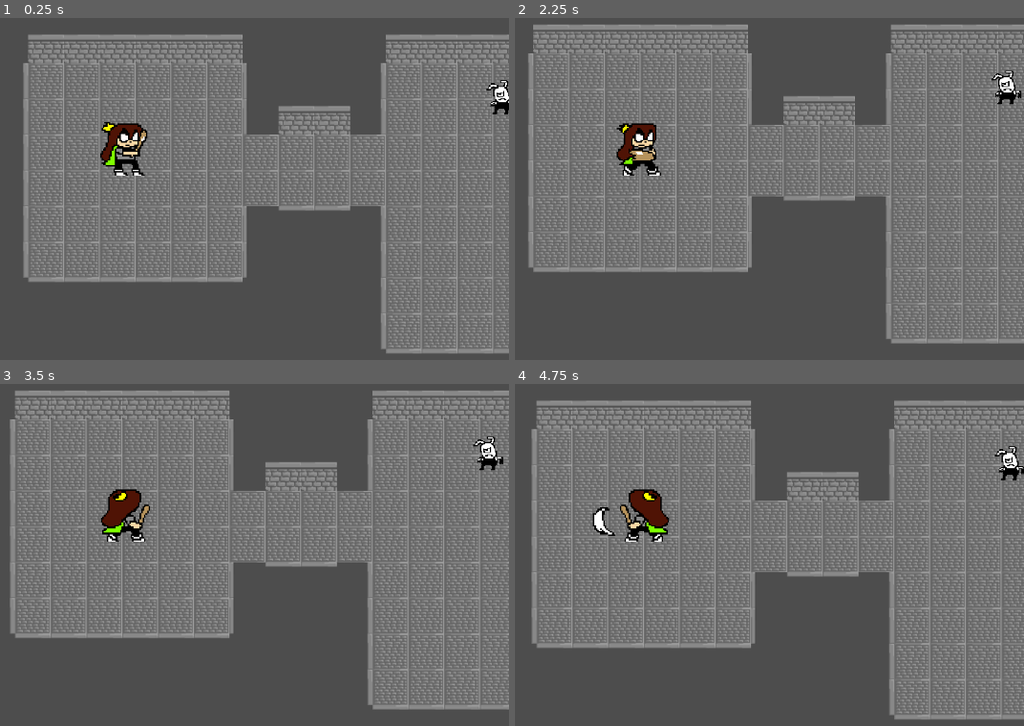
Above: before the commit, frames 1-4 (two rows, left to right).
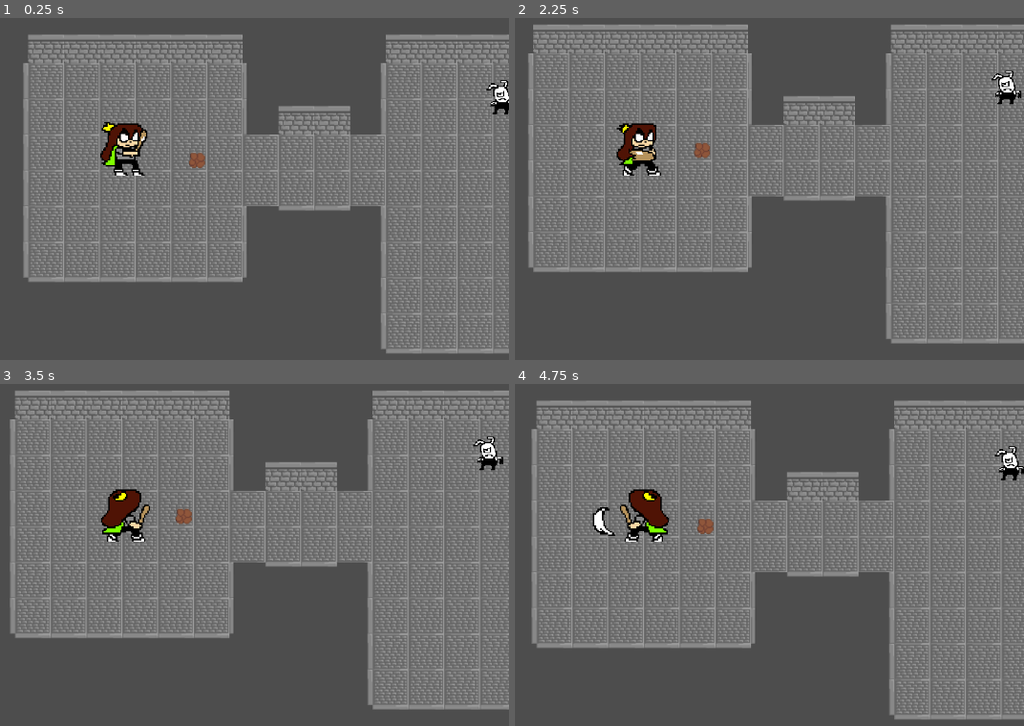
Above: after the commit, the same moments.

Repository: Megameca04/Proyecto_Cuki
Game: Godot game, scene res://Pruebas.tscn
Two runs of this game, one before a commit and one after it. Both use one fixed random seed, a clock stepped at 60 frames per second and the inputs below.
Inputs:
- Up to frame 1 (0.25 s): no input
- Up to frame 2 (2.25 s): tap Enter at 0.5 s; hold Right (ui_right) 0.53-1.28 s; hold Z (Atacar) 0.53-1.28 s; hold Down (ui_down) 1.28-2.03 s; tap X (Dash) at 1.35 s; hold Right (ui_right) from 2.03 s (still down); hold Z (Atacar) from 2.03 s (still down)
- Up to frame 3 (3.5 s): release Right (ui_right) at 2.78 s; release Z (Atacar) at 2.78 s; hold Up (ui_up) from 2.78 s (still down); tap X (Dash) at 2.85 s
- Up to frame 4 (4.75 s): release Up (ui_up) at 3.53 s; hold Z (Atacar) 3.53-4.28 s; hold Left (ui_left) from 3.53 s (still down); tap X (Dash) at 4.35 s

The runs differ from the first frame. In frame 1, 0.1% of the frame differs, in the area x 37-41%, y 39-44%; in frame 2, 0.1%; in frame 3, 0.1%; in frame 4, 0.1%, in the area x 35-40%, y 39-44%.

Commit message:
Fire effect working

Diff:
--- a/Cuki-Clash of the Kuins/Entidades/Cuki.tscn
+++ b/Cuki-Clash of the Kuins/Entidades/Cuki.tscn
@@ -225,3 +225,4 @@
 [connection signal="timeout" from="Knockback_timer" to="." method="_on_knockback_timer_timeout"]
 [connection signal="timeout" from="Dash_timer" to="." method="_on_Dash_timer_timeout"]
 [connection signal="timeout" from="Hide_timer" to="." method="_on_Hide_Timer_timeout"]
+[connection signal="temporal_damage" from="ElementalState" to="." method="_on_elemental_state_temporal_damage"]
--- a/Cuki-Clash of the Kuins/Objetos/ElementalState.tscn
+++ b/Cuki-Clash of the Kuins/Objetos/ElementalState.tscn
@@ -8,4 +8,8 @@
 [node name="Elemental_timer" type="Timer" parent="."]
 wait_time = 4.435
 
+[node name="Elemental_damage" type="Timer" parent="."]
+wait_time = 0.314
+
 [connection signal="timeout" from="Elemental_timer" to="." method="_on_elemental_timer_timeout"]
+[connection signal="timeout" from="Elemental_damage" to="." method="_on_elemental_damage_timeout"]
--- a/Cuki-Clash of the Kuins/Pruebas.tscn
+++ b/Cuki-Clash of the Kuins/Pruebas.tscn
@@ -7,6 +7,7 @@
 [ext_resource type="PackedScene" uid="uid://b6wi067d3baqe" path="res://Entidades/Rabion.tscn" id="4_t0wj2"]
 [ext_resource type="PackedScene" uid="uid://gg8rb8xhhwk5" path="res://Entidades/blonk.tscn" id="5_w6h26"]
 [ext_resource type="PackedScene" uid="uid://c66oom3xhf7kf" path="res://Entidades/explosive_eater.tscn" id="6_ccqc4"]
+[ext_resource type="PackedScene" uid="uid://iab5o3evam08" path="res://Objetos/Element.tscn" id="8_ogdcj"]
 
 [sub_resource type="TileSetAtlasSource" id="TileSetAtlasSource_x75un"]
 texture = ExtResource("3_c7ptk")
@@ -90,3 +91,6 @@
 tile_set = SubResource("TileSet_ujgdq")
 format = 2
 layer_0/tile_data = PackedInt32Array(65536, 1, 1, 131072, 1, 1, 196608, 1, 1, 262144, 1, 1, 327680, 1, 1, 65543, 131073 …(10690 unchanged characters)…
+
+[node name="Flame" parent="." instance=ExtResource("8_ogdcj")]
+position = Vector2(206, 133)
--- a/Cuki-Clash of the Kuins/Scripts/Cuki.gd
+++ b/Cuki-Clash of the Kuins/Scripts/Cuki.gd
@@ -94,7 +94,8 @@
 	if elemental_state.getMovementState() != "Frozen":
 		in_knockback = true #activa el knockback
 		#ajuste de componentes X e Y del vector del Knocback
-		knockback -= knockbackForce*Vector2(cos(get_angle_to(something.position)),sin(get_angle_to(something.position)))
+		if (something != null):
+			knockback -= knockbackForce*Vector2(cos(get_angle_to(something.position)),sin(get_angle_to(something.position)))
 		$Knockback_timer.start() #activa el temporizador del knocback
 		$Health_bar.show() #mostrar salud
 		$Hide_timer.start() #cuando se desactiva la salud
@@ -138,3 +139,7 @@
 		if (area.name == "Water" && elemental_state.getMovementState() == "Paralyzed"):
 			attackedBySomething(0, 1, area)
 		area.queue_free()
+
+func _on_elemental_state_temporal_damage():
+	if (elemental_state.getTemporalState() == "Fire"):
+		attackedBySomething(0, 1, null)
--- a/Cuki-Clash of the Kuins/Scripts/ElementalStateMachine.gd
+++ b/Cuki-Clash of the Kuins/Scripts/ElementalStateMachine.gd
@@ -3,6 +3,8 @@
 var movementState = "None"
 var timedState = "None"
 @onready var elemental_timer = $Elemental_timer
+@onready var elemental_damage = $Elemental_damage
+signal temporal_damage
 
 func contactWithElement(elementalEvent):
 	if (elementalEvent == "Water"):
@@ -27,7 +29,10 @@
 		if (elementalEvent == "Poison"):
 			timedState = "Venom"
 		if (elementalEvent == "Flame"):
-			timedState == "Fire"
+			timedState = "Fire"
+			elemental_damage.start()
+			if (movementState == "Tar"):
+				movementState = "None"
 		if (elementalEvent == "Freeze"):
 			timedState = "Ice"
 		elemental_timer.start()
@@ -35,7 +40,10 @@
 func contactWithMovementState(elementalEvent):
 	if (movementState == "None"):
 		if (elementalEvent == "Tar"):
-			movementState = "Tar"
+			if (timedState == "Fire"):
+				movementState = "None"
+			else:
+				movementState = "Tar"
 		if (elementalEvent == "Shock"):
 			movementState = "Paralyzed"
 		elemental_timer.start()
@@ -52,3 +60,7 @@
 
 func _on_elemental_timer_timeout():
 	cureEverything()
+
+func _on_elemental_damage_timeout():
+	emit_signal("temporal_damage")
+	elemental_damage.start()
Not shown: 2 places in Cuki-Clash of the Kuins/Entidades/Chooty.tscn that only renumber resources
Not shown: 2 places in Cuki-Clash of the Kuins/Entidades/Cuki.tscn that only renumber resources
Not shown: 2 places in Cuki-Clash of the Kuins/Entidades/Rabion.tscn that only renumber resources
Not shown: 2 places in Cuki-Clash of the Kuins/Entidades/blonk.tscn that only renumber resources
Not shown: 2 places in Cuki-Clash of the Kuins/Entidades/explosive_eater.tscn that only renumber resources
Not shown: 1 places in Cuki-Clash of the Kuins/Pruebas.tscn that only renumber resources
